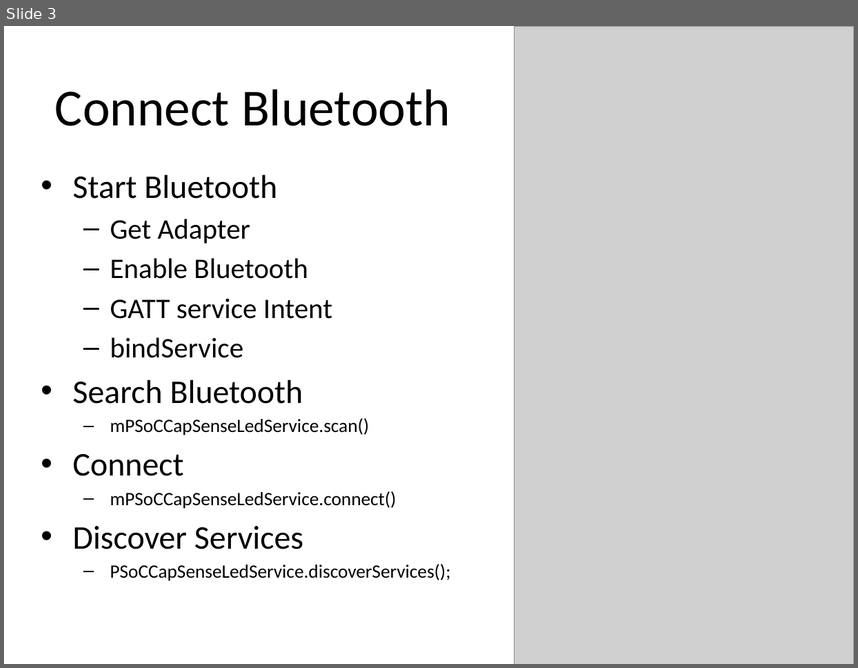
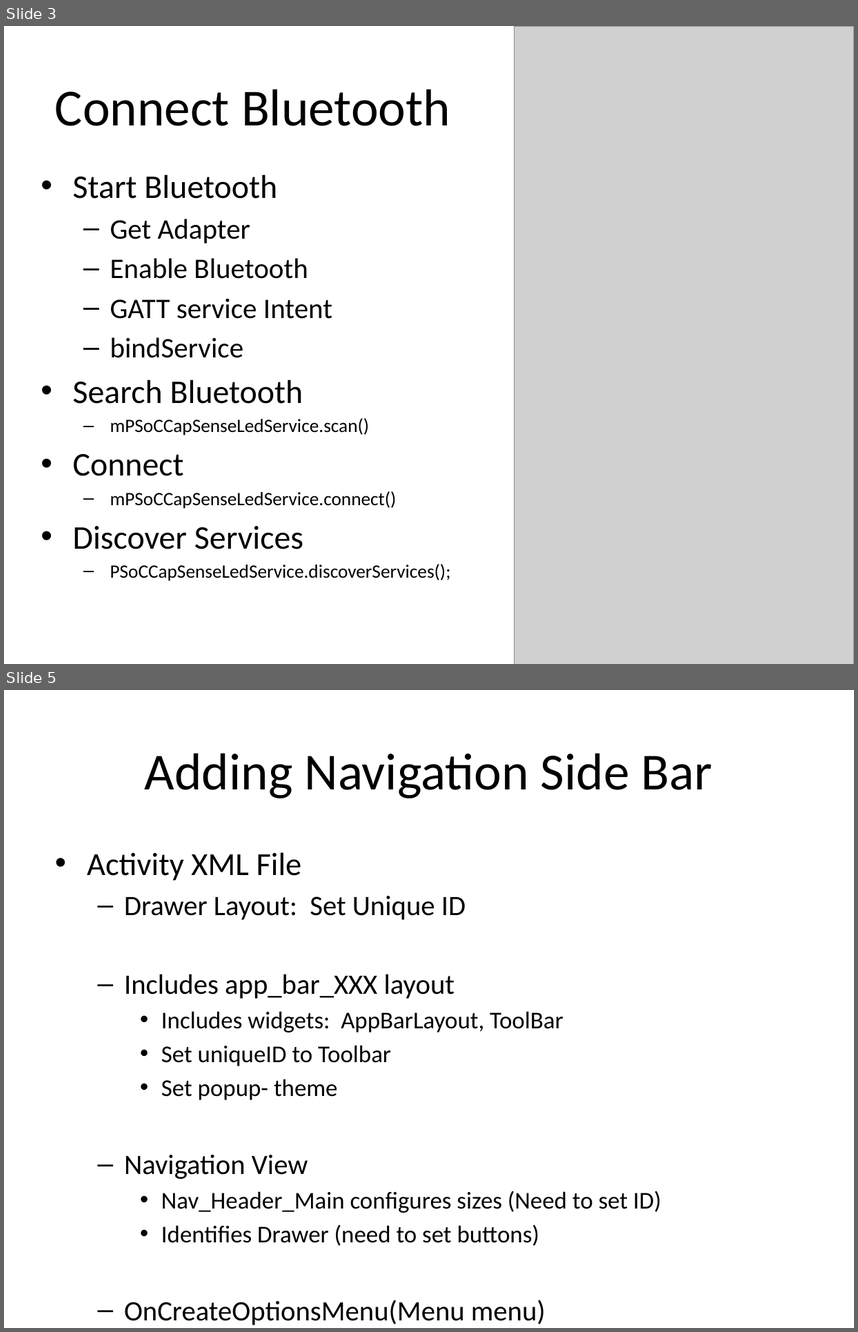
Before and after one commit to DirectionAndMagnitude/BlueCube, a slide deck: AppDevelopment.pptx. Shown one above the other, each under a label of ours: slide 3 before the commit, slides 3 and 5 after it; the slides between them are not shown. The pictures are 858x668 and 858x1332 pixels, drawn with LibreOffice and Linux fonts; fonts in the diff are those of the drawing; grey boxes stand for pictures. Boxes give left, top, right and bottom in pixels: in the first picture for what was removed or moved away, otherwise in the second. Text is boxed around its words. In the diff, an @@ line names an element or a change of style, - is before the commit and + after.

Commit message:
Internal Sensor / Main Screen
Updated code for internal sensor and changes made to Main Screen.

```diff
--- a/AppDevelopment.pptx
+++ b/AppDevelopment.pptx
@@ slide 5 added at (4,690,854,1328), background #FFFFFF @@
@@ title added at (145,753,712,798), 44 pt, text #000000 @@
+Adding Navigation Side Bar
@@ text added at (87,852,662,1245), 20.4 pt, text #000000 @@
+• Activity XML File
+  – Drawer Layout: Set Unique ID
+  – Includes app_bar_XXX layout
+    • Includes widgets: AppBarLayout, ToolBar
+    • Set uniqueID to Toolbar
+    • Set popup- theme
+  – Navigation View
+    • Nav_Header_Main configures sizes (Need to set ID)
+    • Identifies Drawer (need to set buttons)
+  – OnCreateOptionsMenu(Menu menu)
```
Also in this commit, not shown: 1 other slide added, 2 slides removed, 33 other files.
